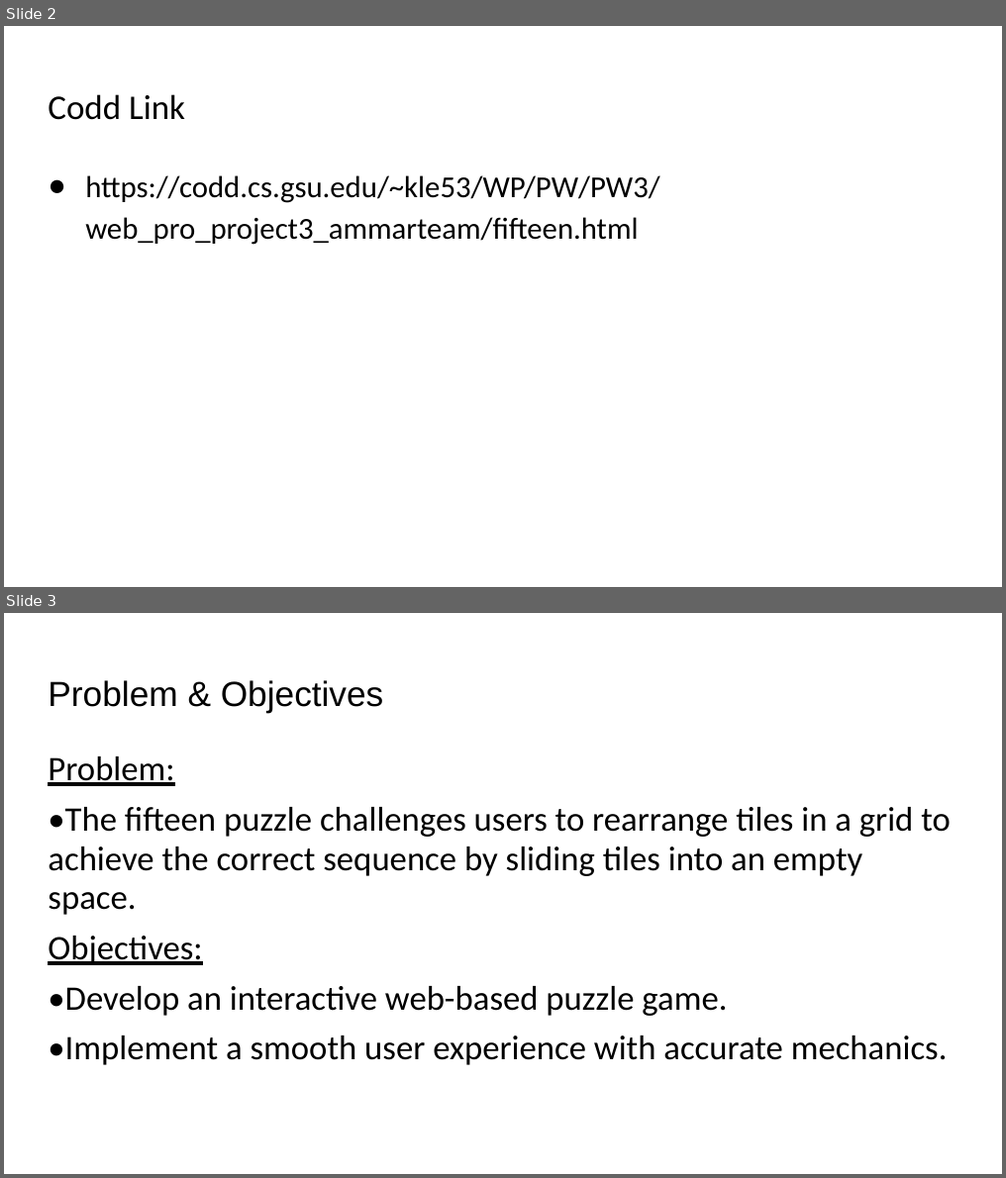
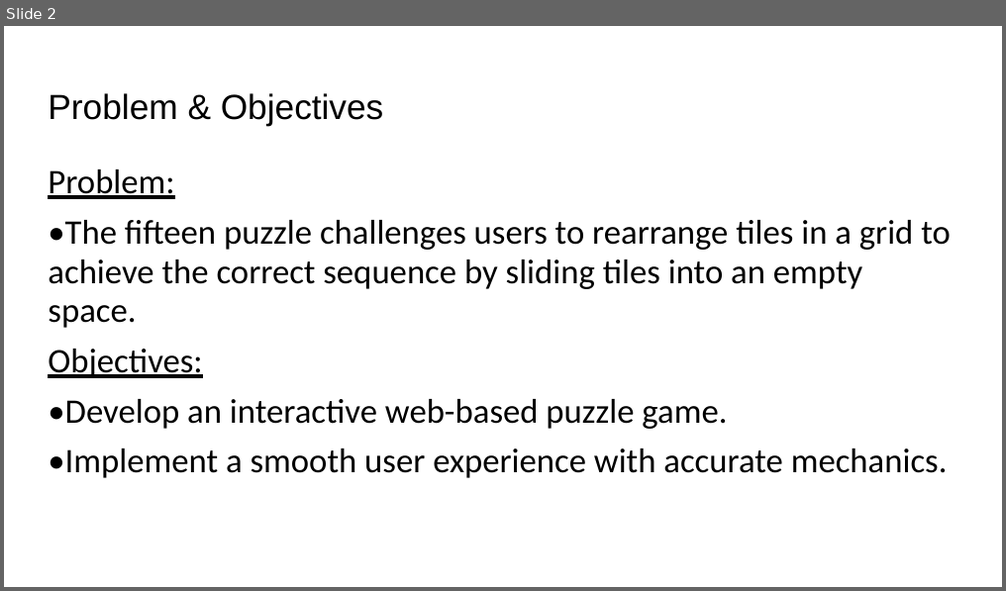
Before and after one commit to calebthang/web_pro_project3_ammarteam, a slide deck: Fifteen Puzzle Game Project.pptx. Shown one above the other, each under a label of ours: slides 2 and 3 before the commit, slide 2 after it. The pictures are 1006x1178 and 1006x591 pixels, drawn with LibreOffice and Linux fonts; fonts in the diff are those of the drawing. Boxes give left, top, right and bottom in pixels: in the first picture for what was removed or moved away, otherwise in the second. Text is boxed around its words. In the diff, an @@ line names an element or a change of style, - is before the commit and + after.

```diff
--- a/Fifteen Puzzle Game Project.pptx
+++ b/Fifteen Puzzle Game Project.pptx
@@ slide 2 removed at [4,26,1002,587], background #FFFFFF @@
@@ title removed at [48,94,185,120] @@
-Codd Link
@@ text removed at [85,175,660,245] @@
-● https://codd.cs.gsu.edu/~kle53/WP/PW/PW3/web_pro_project3_ammarteam/fifteen.html
@@ what was slide 3 is now slide 2 @@
```
Also in this commit, not shown: 1 slide changed.
